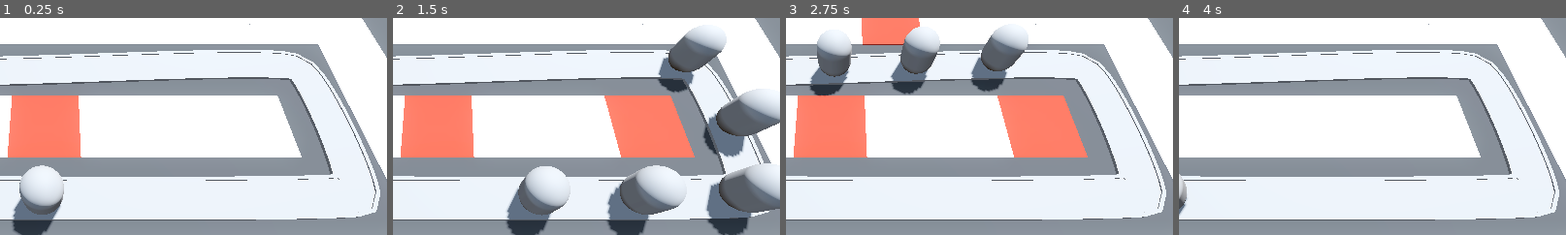
Above: before the commit, frames 1-4 (left to right).
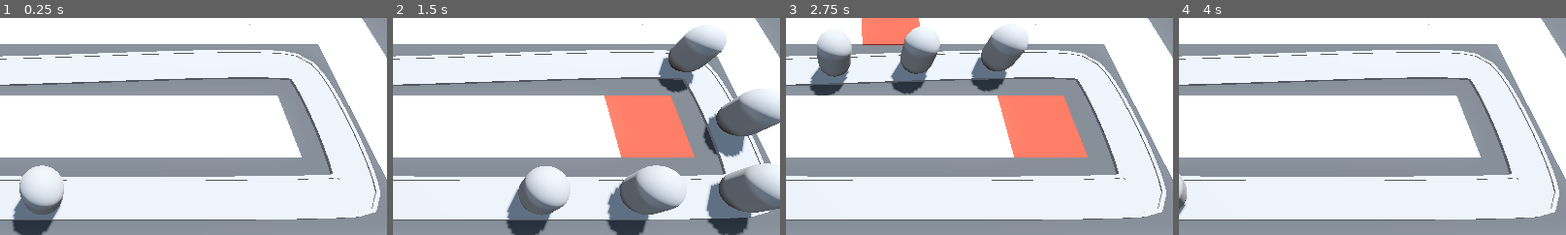
Above: after the commit, the same moments.

Repository: beltranbot/barbarian-blaster
Game: Godot game, scene res://BaseLevel.tscn
Two runs of this game, one before a commit and one after it. Both use one fixed random seed, a clock stepped at 60 frames per second and the inputs below.
Inputs (mouse positions are % of the whole screen's width and height, from its top left):
- Up to frame 1 (0.25 s): no input
- Up to frame 2 (1.5 s): move the mouse to (72, 45) at 0.52 s; press the mouse at (72, 45) at 0.53 s; move the mouse to (30, 55) at 1.27 s; release the mouse at (30, 55) at 1.28 s; click (30, 55) at 1.35 s
- Up to frame 3 (2.75 s): move the mouse to (60, 28) at 2.02 s; press the mouse at (60, 28) at 2.03 s
- Up to frame 4 (4 s): move the mouse to (45, 70) at 2.77 s; release the mouse at (45, 70) at 2.78 s; click (45, 70) at 2.85 s; move the mouse to (80, 65) at 3.52 s; press the mouse at (80, 65) at 3.53 s
The pictures show only the part of the screen within x 43-93%, y 23-73%; the shares and areas given below are measured in that part.

The runs differ from the first frame. In frame 1, 5.2% of the frame differs, in the area x 2-22%, y 35-65%; in frame 2, 5.2%; in frame 3, 5.2%; in frame 4, nothing differs.

Commit message:
3.13 clicks and cursors

Diff:
--- a/RayPickerCamera/ray_picker_camera.gd
+++ b/RayPickerCamera/ray_picker_camera.gd
@@ -12,9 +12,13 @@
 	ray_cast_3d.force_raycast_update()
 
 	if ray_cast_3d.is_colliding():
+		Input.set_default_cursor_shape(Input.CURSOR_POINTING_HAND)
 		var collider = ray_cast_3d.get_collider()
 		if collider is GridMap:
-			var collision_point = ray_cast_3d.get_collision_point()
-			var cell = gridmap.local_to_map(collision_point)
-			if gridmap.get_cell_item(cell) == 0:
-				gridmap.set_cell_item(cell, 1)
+			if Input.is_action_pressed("click"):
+				var collision_point = ray_cast_3d.get_collision_point()
+				var cell = gridmap.local_to_map(collision_point)
+				if gridmap.get_cell_item(cell) == 0:
+					gridmap.set_cell_item(cell, 1)
+	else:
+		Input.set_default_cursor_shape(Input.CURSOR_ARROW)
--- a/project.godot
+++ b/project.godot
@@ -14,3 +14,11 @@
 run/main_scene="res://BaseLevel.tscn"
 config/features=PackedStringArray("4.3", "Forward Plus")
 config/icon="res://icon.svg"
+
+[input]
+
+click={
+"deadzone": 0.5,
+"events": [Object(InputEventMouseButton,"resource_local_to_scene":false,"resource_name":"","device":-1,"window_id":0,"alt_pressed":false,"shift_pressed":false,"ctrl_pressed":false,"meta_pressed":false,"button_mask":1,"position":Vector2(202, 14),"global_position":Vector2(211, 60),"factor":1.0,"button_index":1,"canceled":false,"pressed":true,"double_click":false,"script":null)
+]
+}
